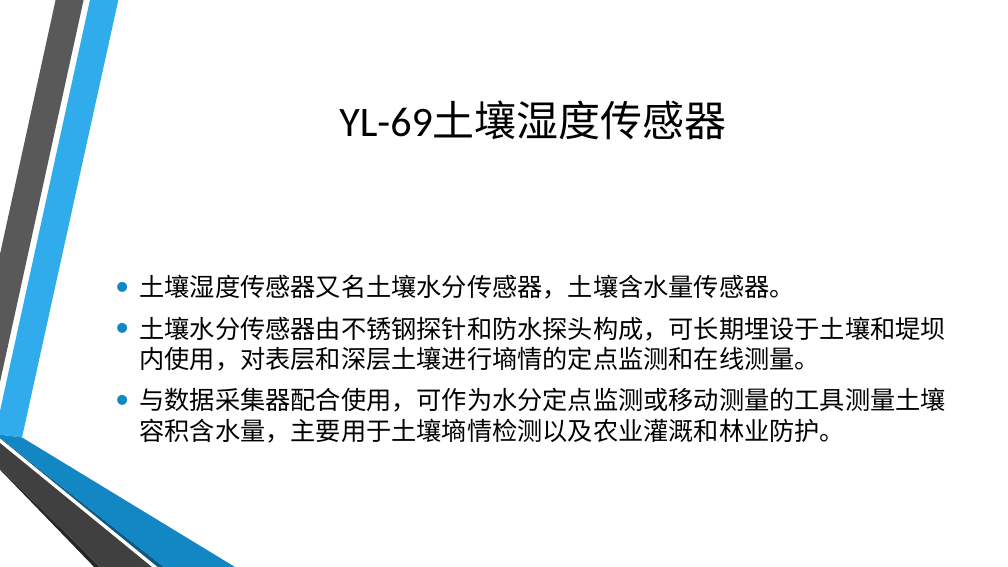
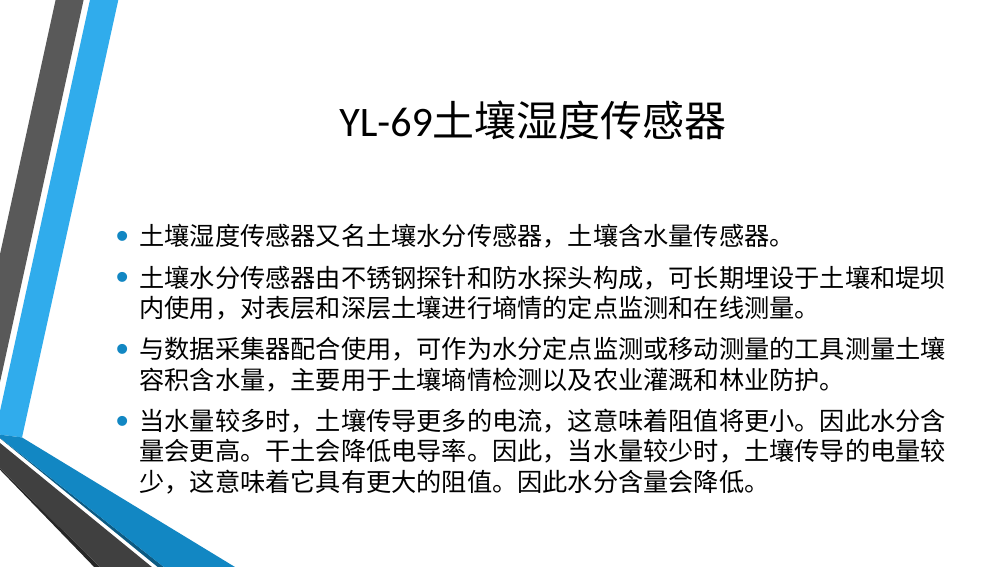
Before and after one commit to coco-hkk/arduino-courses, a slide deck: slide 17 of 7/7.pptx. Drawn at 1008x567 pixels with LibreOffice and Linux fonts; fonts in the diff are those of the drawing; background and template pictures are left out. Boxes give left, top, right and bottom in pixels: in the first picture for what was removed or moved away, otherwise in the second. Text is boxed around its words. In the diff, an @@ line names an element or a change of style, - is before the commit and + after.

```diff
--- a/7/7.pptx
+++ b/7/7.pptx
@@ text at (x1=139, y1=408, x2=945, y2=494): paragraph added @@
+• 当水量较多时，土壤传导更多的电流，这意味着阻值将更小。因此水分含量会更高。干土会降低电导率。因此，当水量较少时，土壤传导的电量较少，这意味着它具有更大的阻值。因此水分含量会降低。
```
Also in this commit, not shown: 4 other files.
